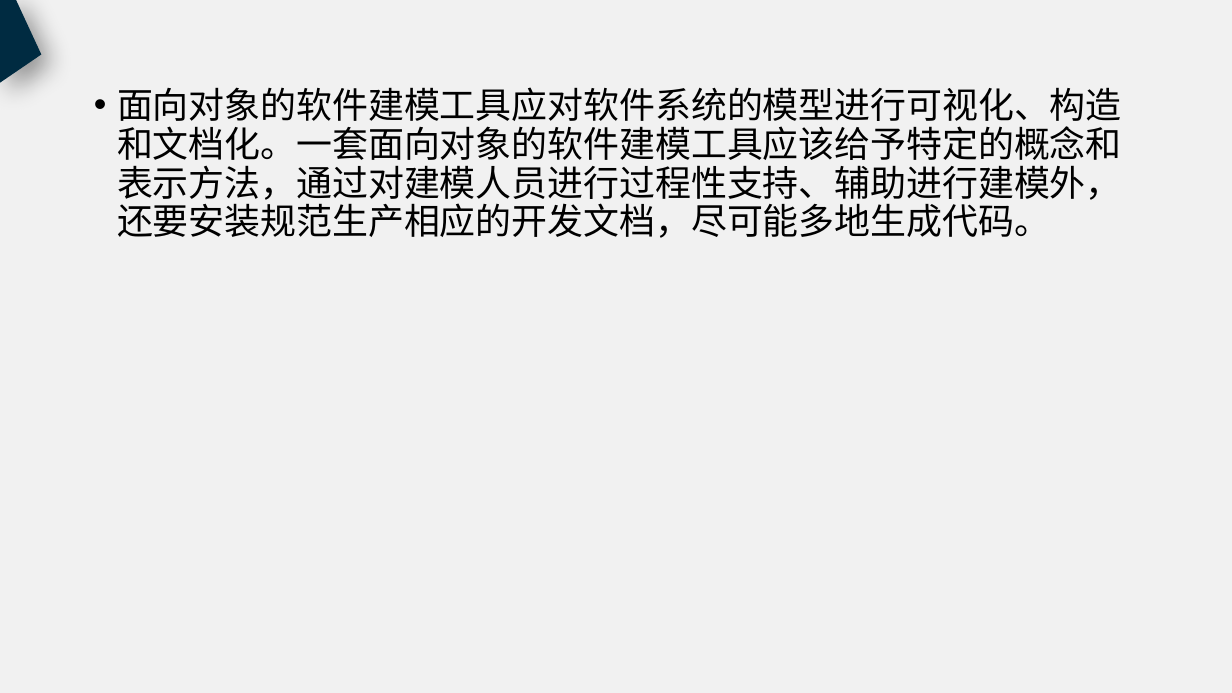
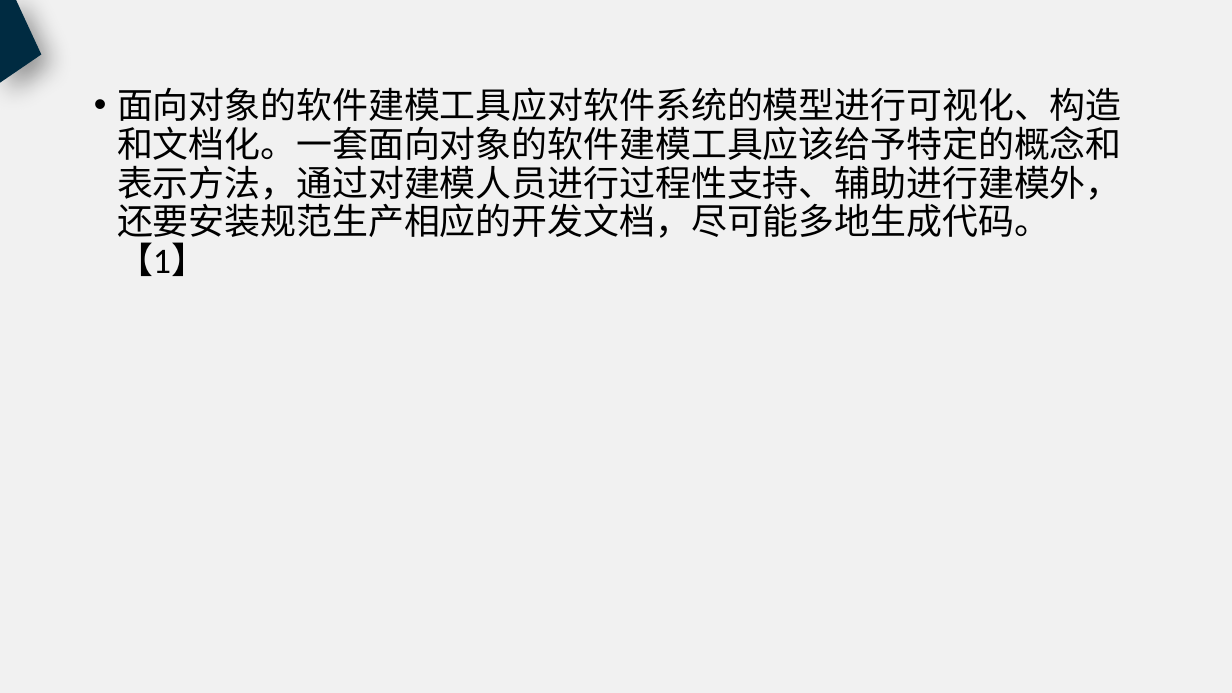
Before and after one commit to PRD2018-G18/PRD2018, a slide deck: slide 4 of 非受控文档/过程文档/UML工具/UML工具.pptx. Drawn at 1232x693 pixels with LibreOffice and Linux fonts; fonts in the diff are those of the drawing. Boxes give left, top, right and bottom in pixels: in the first picture for what was removed or moved away, otherwise in the second. Text is boxed around its words. In the diff, an @@ line names an element or a change of style, - is before the commit and + after.

```diff
--- a/非受控文档/过程文档/UML工具/UML工具.pptx
+++ b/非受控文档/过程文档/UML工具/UML工具.pptx
@@ text at [117,87,1122,276]: text changed @@
-• 面向对象的软件建模工具应对软件系统的模型进行可视化、构造和文档化。一套面向对象的软件建模工具应该给予特定的概念和表示方法，通过对建模人员进行过程性支持、辅助进行建模外，还要安装规范生产相应的开发文档，尽可能多地生成代码。
+• 面向对象的软件建模工具应对软件系统的模型进行可视化、构造和文档化。一套面向对象的软件建模工具应该给予特定的概念和表示方法，通过对建模人员进行过程性支持、辅助进行建模外，还要安装规范生产相应的开发文档，尽可能多地生成代码。【1】
```
Also in this commit, not shown: 13 other slides changed, 1 slide added.
